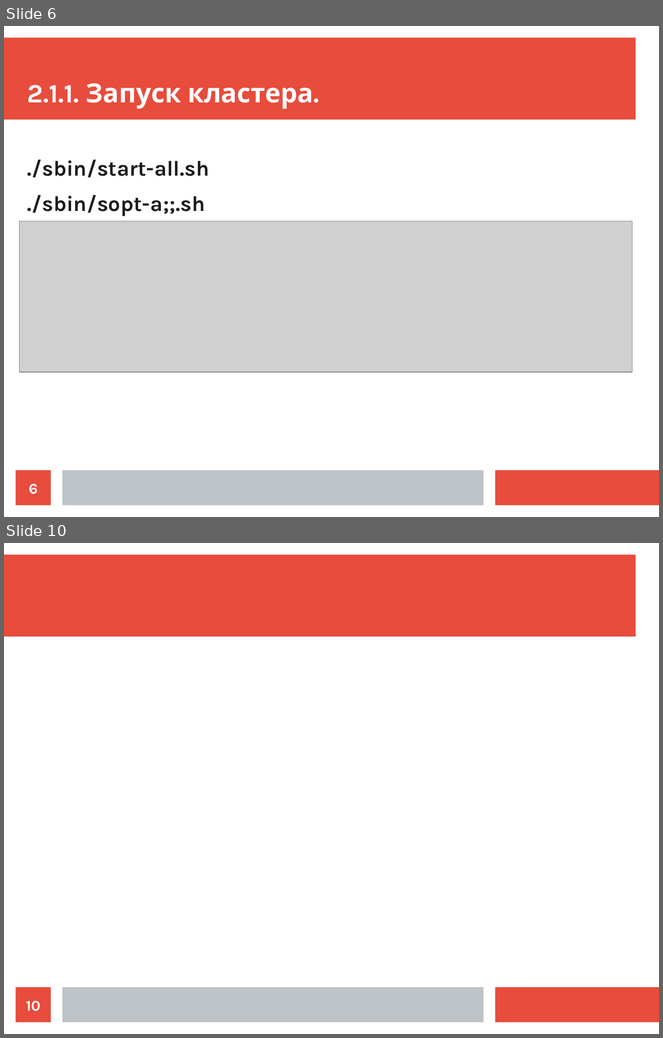
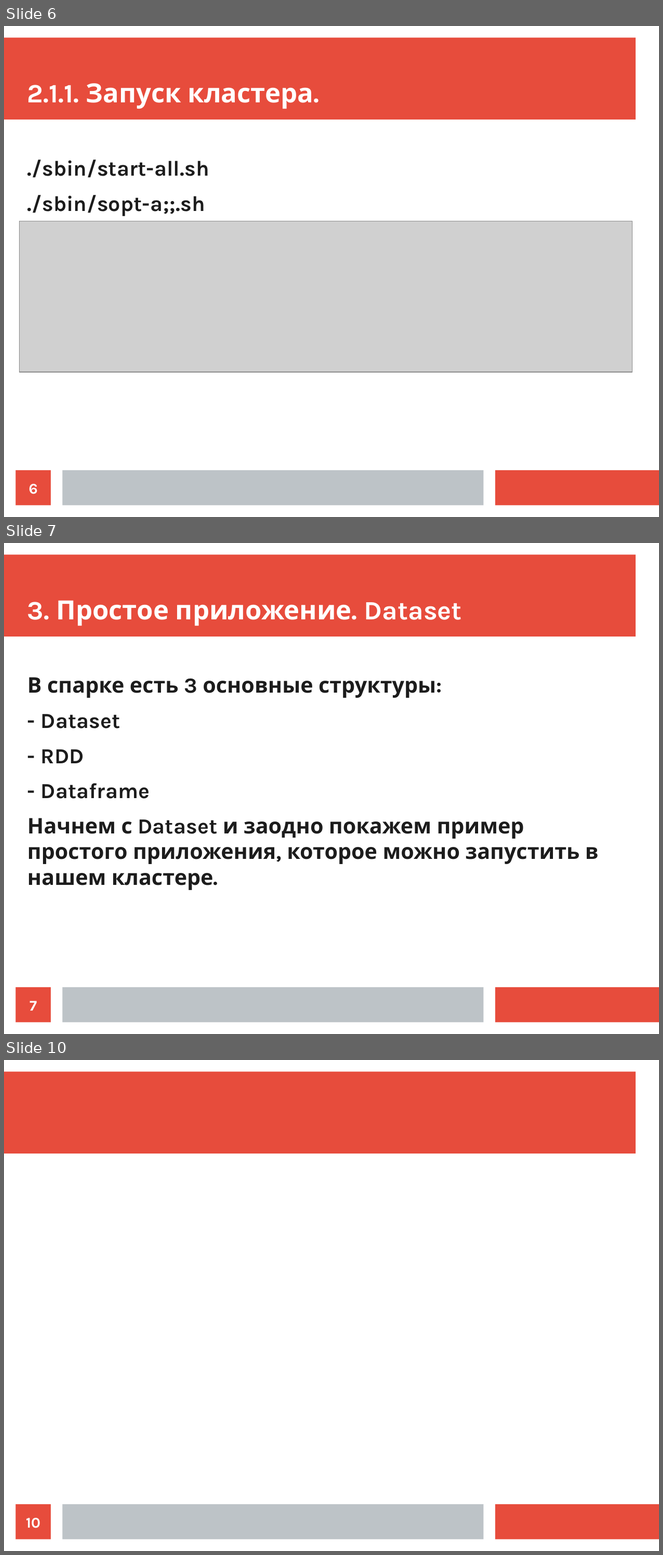
Before and after one commit to ilya1st/spark-samples, a slide deck: report_plan/report.odp. Shown one above the other, each under a label of ours: slides 6 and 10 before the commit, slides 6, 7 and 10 after it; the slides between them are not shown. The pictures are 663x1038 and 663x1555 pixels, drawn with LibreOffice and Linux fonts; fonts in the diff are those of the drawing; grey boxes stand for pictures. Boxes give left, top, right and bottom in pixels: in the first picture for what was removed or moved away, otherwise in the second. Text is boxed around its words. In the diff, an @@ line names an element or a change of style, - is before the commit and + after.

```diff
--- a/report_plan/report.odp
+++ b/report_plan/report.odp
@@ slide 7 added at bbox=[4, 543, 659, 1034], background #FFFFFF; not listed: 3 template elements that a slide beside it also shows @@
@@ title added at bbox=[27, 600, 462, 626], 32 pt, text #FFFFFF, bold @@
+3. Простое приложение. Dataset
@@ text added at bbox=[27, 677, 599, 890], 26 pt, text #1C1C1C, bold @@
+В спарке есть 3 основные структуры:
+- Dataset
+- RDD
+- Dataframe
+Начнем с Dataset и заодно покажем пример простого приложения, которое можно запустить в нашем кластере.
@@ page number added at bbox=[16, 988, 51, 1023], fill #E74C3C, 18 pt, text #FFFFFF, bold @@
+7
```
Also in this commit, not shown: 2 other slides added, 2 slides removed, 3 other files.
